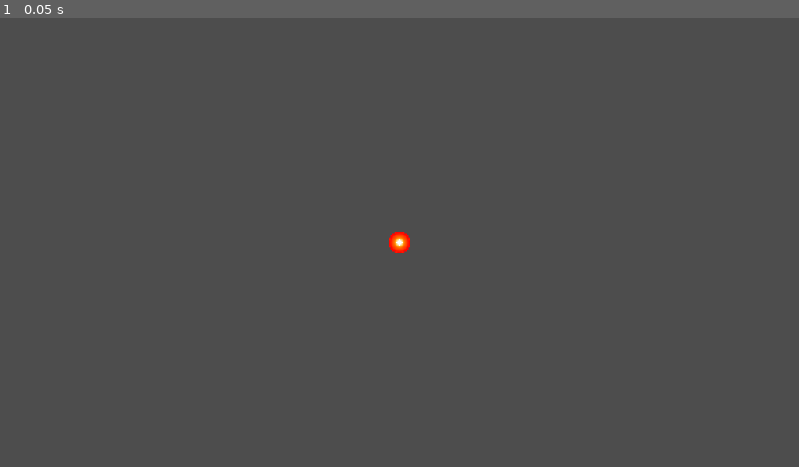
Above: before the commit, frame 1.
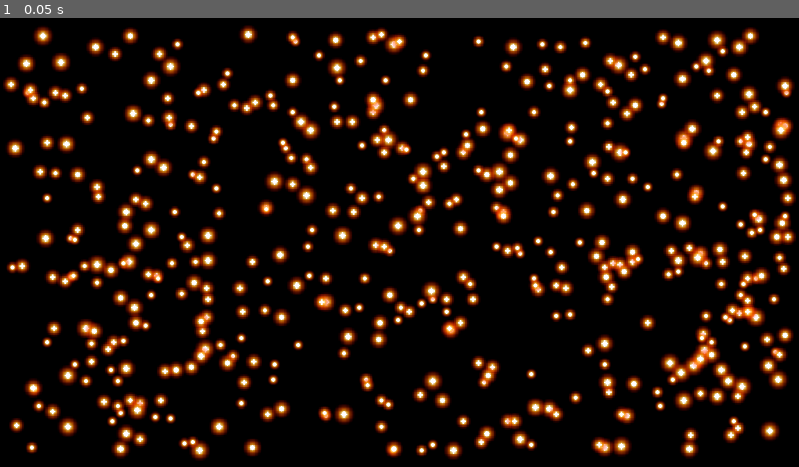
Above: after the commit, the same moment.

Repository: dcbaile/godot-mini-projects
Game: Godot game, scene res://Loops/loops.tscn
Same seed, same stepped clock (60 frames per second), same inputs: the game is played once before the commit and once after it. This scene is started directly instead of the project's main scene.
Inputs:
- Up to frame 1 (0.05 s): no input

The runs differ from the first frame. In frame 1, 100% of the frame differs, in the area x 0-100%, y 0-100%.

Commit message:
finished loops project

Diff:
--- a/Loops/loops.gd
+++ b/Loops/loops.gd
@@ -7,3 +7,10 @@
 	for i in spawn_count:
 		var star = star_scene.instantiate()
 		add_child(star)
+		star.position.x = randi_range(-280, 280)
+		star.position.y = randi_range(-150, 150)
+
+		var star_size = randf_range(0.5, 1.0)
+
+		star.scale.x = star_size
+		star.scale.y = star_size
--- a/Loops/loops.tscn
+++ b/Loops/loops.tscn
@@ -1,9 +1,14 @@
-[gd_scene load_steps=2 format=3 uid="uid://cclhpj24uyapc"]
+[gd_scene load_steps=3 format=3 uid="uid://cclhpj24uyapc"]
 
 [ext_resource type="Script" uid="uid://dcuut1bx1gew4" path="res://Loops/loops.gd" id="1_0d46d"]
+[ext_resource type="PackedScene" uid="uid://b3q0upkoqf4fr" path="res://Loops/star.tscn" id="2_eq5x3"]
 
 [node name="Main" type="Node2D"]
 script = ExtResource("1_0d46d")
+spawn_count = 500
 
 [node name="Camera2D" type="Camera2D" parent="."]
 zoom = Vector2(2, 2)
+
+[node name="Star" parent="." instance=ExtResource("2_eq5x3")]
+position = Vector2(-4, -143)
--- a/project.godot
+++ b/project.godot
@@ -18,3 +18,4 @@
 [rendering]
 
 textures/canvas_textures/default_texture_filter=0
+environment/defaults/default_clear_color=Color(0, 0, 0, 1)
